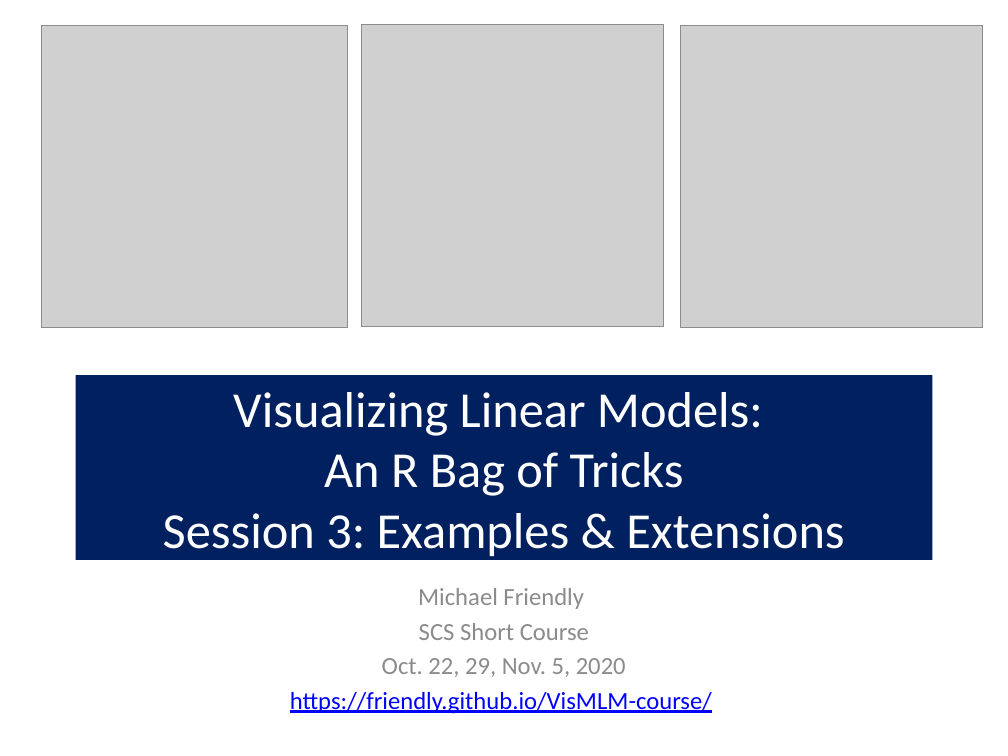
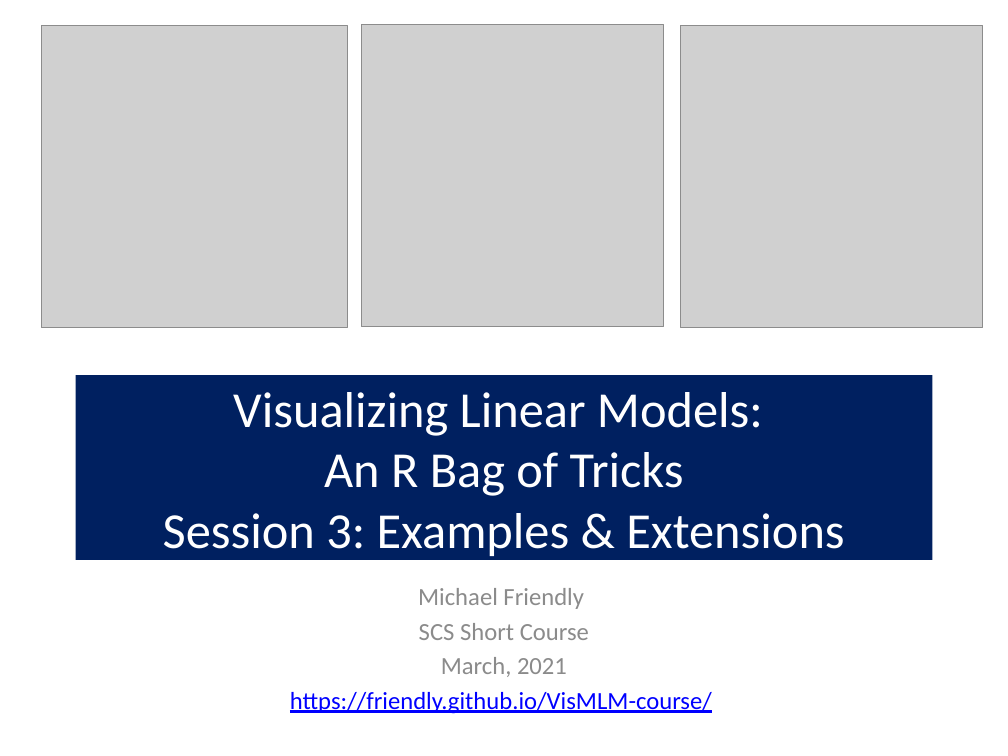
Before and after one commit to friendly/VisMLM-course, a slide deck: slide 1 of lectures/lecture3.pptx. Drawn at 1008x756 pixels with LibreOffice and Linux fonts; fonts in the diff are those of the drawing; grey boxes stand for pictures. Boxes give left, top, right and bottom in pixels: in the first picture for what was removed or moved away, otherwise in the second. Text is boxed around its words. In the diff, an @@ line names an element or a change of style, - is before the commit and + after.

Commit message:
update lectures

```diff
--- a/lectures/lecture3.pptx
+++ b/lectures/lecture3.pptx
@@ subtitle at [441, 657, 567, 677]: text changed @@
-Oct. 22, 29, Nov. 5, 2020
+March, 2021
```
Also in this commit, not shown: 1 other slide changed, 5 other files.
